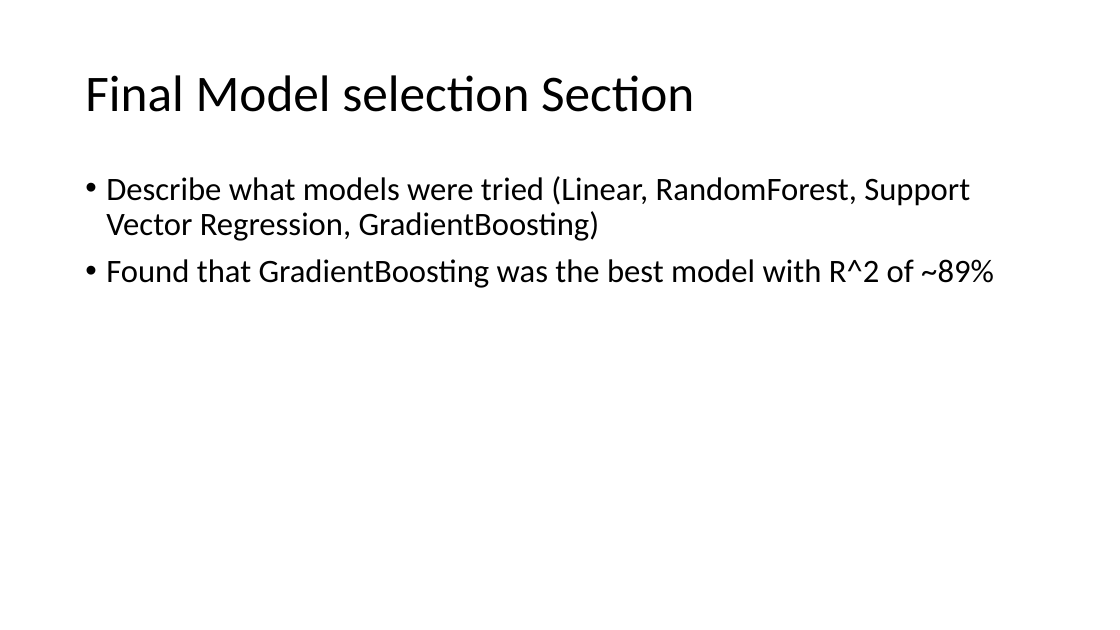
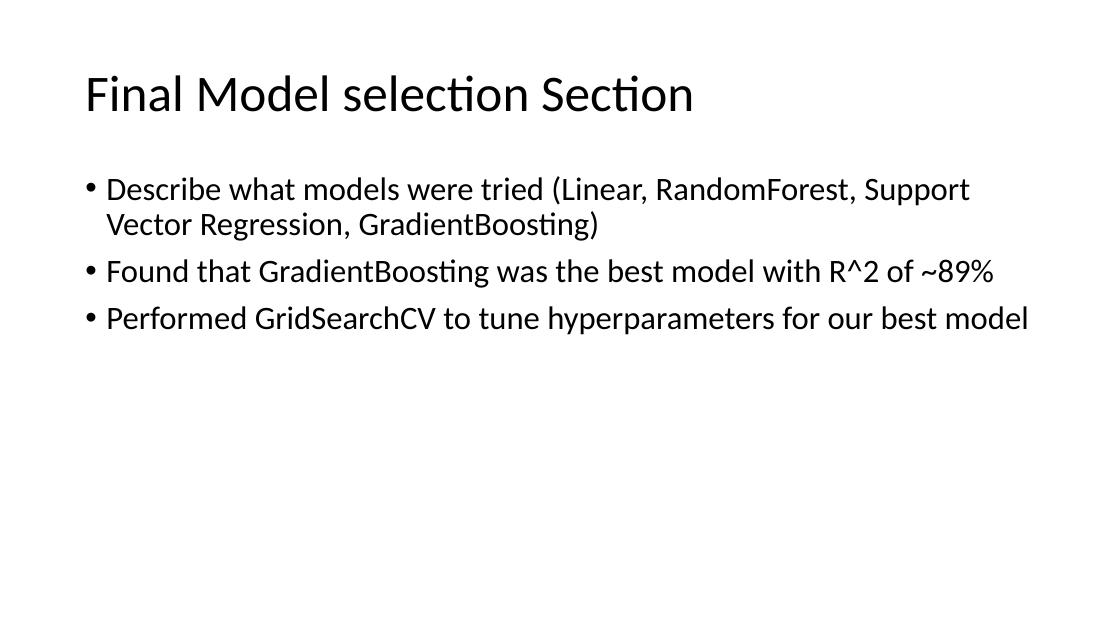
Before and after one commit to lelandjmurrin/Ames_Housing_Project, a slide deck: slide 10 of Ames_Housing_Project_Presentation.pptx (slide 9 before the commit). Drawn at 1120x630 pixels with LibreOffice and Linux fonts; fonts in the diff are those of the drawing. Boxes give left, top, right and bottom in pixels: in the first picture for what was removed or moved away, otherwise in the second. Text is boxed around its words. In the diff, an @@ line names an element or a change of style, - is before the commit and + after.

```diff
--- a/Ames_Housing_Project_Presentation.pptx
+++ b/Ames_Housing_Project_Presentation.pptx
@@ text at [106, 306, 1029, 335]: paragraph added @@
+• Performed GridSearchCV to tune hyperparameters for our best model
```
Also in this commit, not shown: 5 other slides changed, 3 slides added, 1 other file.
